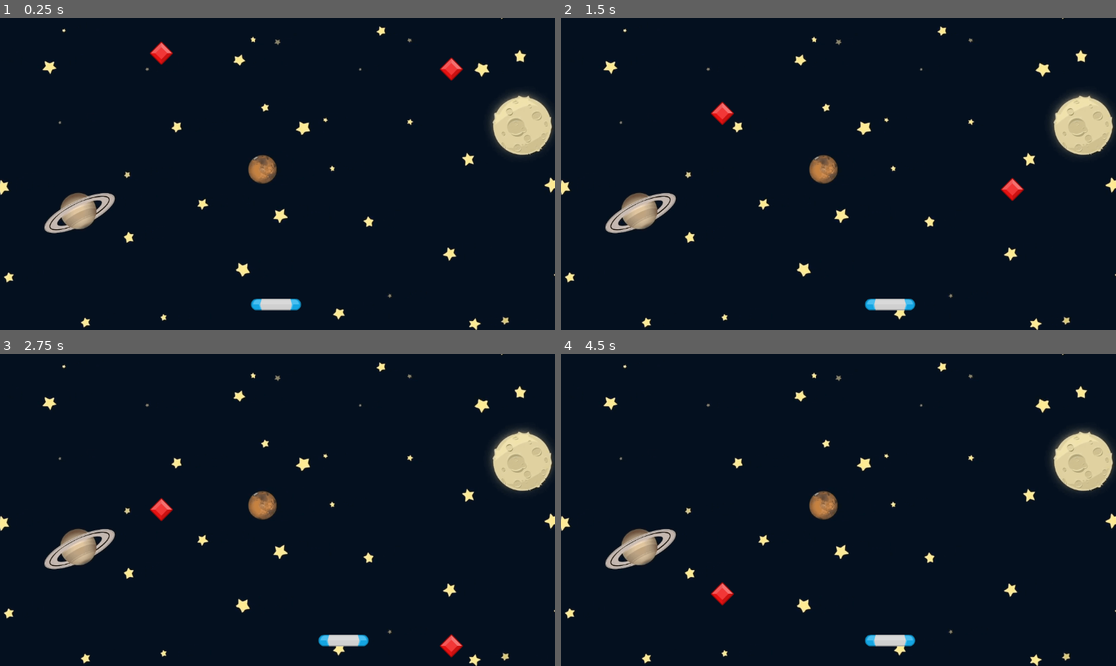
Above: before the commit, frames 1-4 (two rows, left to right).
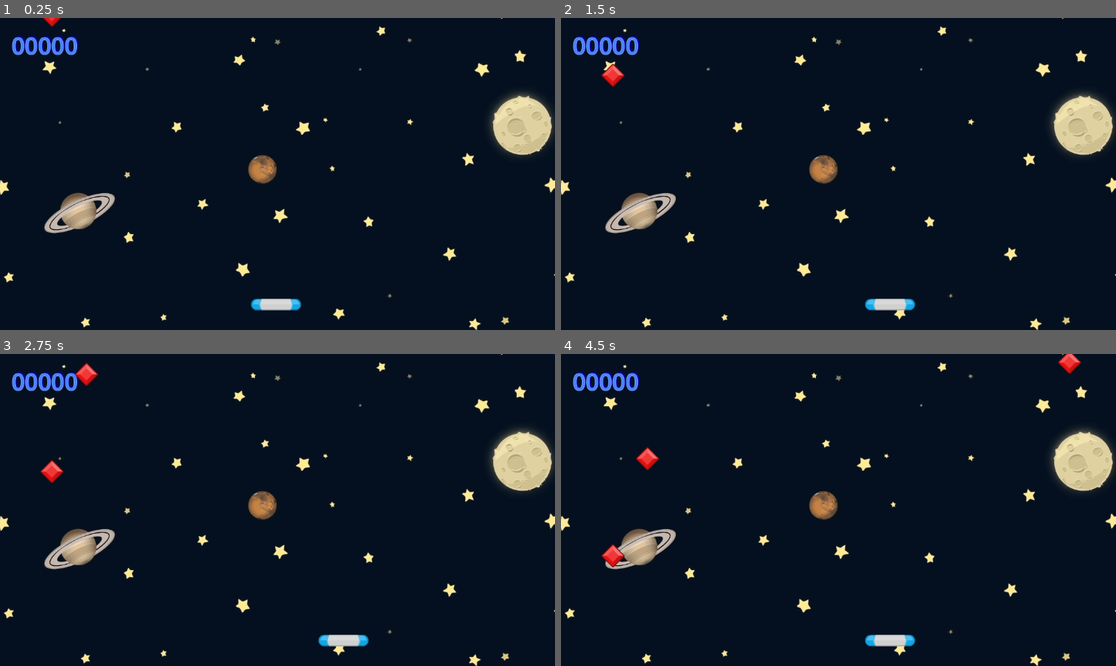
Above: after the commit, the same moments.

Repository: kukapu/godot-2d-begin
Game: Godot game, scene res://scenes/game.tscn
Same seed, same stepped clock (60 frames per second), same inputs: the game is played once before the commit and once after it.
Inputs:
- Up to frame 1 (0.25 s): no input
- Up to frame 2 (1.5 s): hold D (right) 0.53-1.28 s; hold A (left) from 1.28 s (still down)
- Up to frame 3 (2.75 s): release A (left) at 2.03 s; hold D (right) from 2.03 s (still down)
- Up to frame 4 (4.5 s): release D (right) at 3.53 s; hold A (left) from 3.53 s (still down)

The runs differ from the first frame. In frame 1, 0.9% of the frame differs, in the area x 2-84%, y 0-21%; in frame 2, 1.1%; in frame 3, 1.2%; in frame 4, 1.2%, in the area x 2-94%, y 0-81%.

Commit message:
3. gemCatcher. señales, timers, musica, labal

Diff:
--- a/game-catcher/game.gd
+++ b/game-catcher/game.gd
@@ -1,9 +1,19 @@
 extends Node2D
+
+const EXPLODE = preload("res://assets/explode.wav")
+
+@export var gem_scene: PackedScene
+
+@onready var label: Label = $Label
+@onready var timer: Timer = $Timer
+@onready var audio_stream_player_2d: AudioStreamPlayer2D = $AudioStreamPlayer2D
+
+var _score: int = 0
 
 
 # Called when the node enters the scene tree for the first time.
 func _ready() -> void:
-	pass # Replace with function body.
+	spawn_gem()
 
 
 # Called every frame. 'delta' is the elapsed time since the previous frame.
@@ -13,3 +23,34 @@
 
 func _on_off_outside_gem() -> void:
 	print("Game Over")
+
+func spawn_gem() -> void:
+	var gem: Gem = gem_scene.instantiate()
+	var randomX = randf_range(20,1100)
+	gem.on_off_outside_gem.connect(game_over)
+	gem.position = Vector2(randomX, -30)
+	add_child(gem)
+
+func stop_all() -> void:
+	timer.stop()
+	for child in get_children():
+		child.set_process(false)
+
+func play_explode() -> void:
+	audio_stream_player_2d.stop()
+	audio_stream_player_2d.stream = EXPLODE
+	audio_stream_player_2d.play()
+
+func game_over() -> void:
+	stop_all()
+	play_explode()
+
+func _on_timer_timeout_spanw_gem() -> void:
+	spawn_gem()
+
+
+func _on_paddle_area_entered(area: Area2D) -> void:
+	_score += 1
+	label.text = "%05d" % _score
+	audio_stream_player_2d.play()
+	area.queue_free()
--- a/game-catcher/scenes/game.tscn
+++ b/game-catcher/scenes/game.tscn
@@ -1,27 +1,50 @@
-[gd_scene load_steps=5 format=3 uid="uid://c1v6xw10l4vtv"]
+[gd_scene load_steps=7 format=3 uid="uid://c1v6xw10l4vtv"]
 
 [ext_resource type="Texture2D" uid="uid://dfg3sc4f6g8rr" path="res://assets/GameBg.png" id="1_05qgb"]
 [ext_resource type="Script" path="res://game.gd" id="1_hwn4e"]
 [ext_resource type="PackedScene" uid="uid://cex8q6ebwbkca" path="res://scenes/paddle.tscn" id="2_re3oi"]
 [ext_resource type="PackedScene" uid="uid://c4k8wfkq43nme" path="res://scenes/gem.tscn" id="3_ut15b"]
+[ext_resource type="AudioStream" uid="uid://clo3qmkvv2yr8" path="res://assets/bgm_action_5.mp3" id="5_vmf4t"]
+[ext_resource type="AudioStream" uid="uid://bxubxm4qjj6u5" path="res://assets/spell1_0.wav" id="6_ne6p4"]
 
 [node name="Game" type="Node2D"]
 script = ExtResource("1_hwn4e")
+gem_scene = ExtResource("3_ut15b")
 
 [node name="Sprite2D" type="Sprite2D" parent="."]
 position = Vector2(582, 320)
 scale = Vector2(0.7, 0.7)
 texture = ExtResource("1_05qgb")
 
-[node name="Gem" parent="." instance=ExtResource("3_ut15b")]
-position = Vector2(335, 49)
-
-[node name="Gem2" parent="." instance=ExtResource("3_ut15b")]
-position = Vector2(937, 57)
-speed = 200.0
-
 [node name="Paddle" parent="." instance=ExtResource("2_re3oi")]
 position = Vector2(573, 595)
 
-[connection signal="on_off_outside_gem" from="Gem" to="." method="_on_off_outside_gem"]
-[connection signal="on_off_outside_gem" from="Gem2" to="." method="_on_off_outside_gem"]
+[node name="Timer" type="Timer" parent="."]
+wait_time = 2.0
+autostart = true
+
+[node name="Label" type="Label" parent="."]
+offset_left = 24.0
+offset_top = 24.0
+offset_right = 161.0
+offset_bottom = 91.0
+theme_override_colors/font_color = Color(0.293336, 0.506328, 1, 1)
+theme_override_colors/font_shadow_color = Color(0, 0, 0.598419, 1)
+theme_override_colors/font_outline_color = Color(0.562493, 0.704638, 0.997526, 1)
+theme_override_constants/line_spacing = 0
+theme_override_constants/shadow_offset_x = 3
+theme_override_constants/shadow_offset_y = -3
+theme_override_constants/outline_size = 3
+theme_override_font_sizes/font_size = 48
+text = "00000"
+
+[node name="AudioStreamPlayer" type="AudioStreamPlayer" parent="."]
+stream = ExtResource("5_vmf4t")
+volume_db = -20.0
+autoplay = true
+
+[node name="AudioStreamPlayer2D" type="AudioStreamPlayer2D" parent="."]
+stream = ExtResource("6_ne6p4")
+
+[connection signal="area_entered" from="Paddle" to="." method="_on_paddle_area_entered"]
+[connection signal="timeout" from="Timer" to="." method="_on_timer_timeout_spanw_gem"]
--- a/game-catcher/scenes/paddle.tscn
+++ b/game-catcher/scenes/paddle.tscn
@@ -16,5 +16,3 @@
 [node name="CollisionShape2D" type="CollisionShape2D" parent="."]
 rotation = 1.5708
 shape = SubResource("CapsuleShape2D_mwsqu")
-
-[connection signal="area_entered" from="." to="." method="_on_gem_area_entered"]
--- /dev/null
+++ b/game-catcher/scripts/game.gd
@@ -0,0 +1,25 @@
+extends Node2D
+
+@export var gem_scene: PackedScene
+
+# Called when the node enters the scene tree for the first time.
+func _ready() -> void:
+	spawn_gem()
+
+
+# Called every frame. 'delta' is the elapsed time since the previous frame.
+func _process(delta: float) -> void:
+	pass
+
+
+func _on_off_outside_gem() -> void:
+	print("Game Over")
+
+func spawn_gem() -> void:
+	var gem = gem_scene.instantiate()
+	# gem.position = Vector2(randi_range(0, get_viewport_rect().size.x), 0)
+	add_child(gem)
+
+
+func _on_timer_timeout_spanw_gem() -> void:
+	spawn_gem()
--- a/game-catcher/scripts/gem.gd
+++ b/game-catcher/scripts/gem.gd
@@ -1,4 +1,4 @@
-extends Area2D
+class_name Gem extends Area2D
 
 signal on_off_outside_gem
 
--- a/game-catcher/scripts/paddle.gd
+++ b/game-catcher/scripts/paddle.gd
@@ -15,7 +15,3 @@
 	#	position.x += speed * delta
 	var direction = Input.get_axis("left", "right")
 	position.x += direction * speed * delta
-
-
-func _on_gem_area_entered(area: Area2D) -> void:
-	print(area)
Not shown, changed: game-catcher/assets/bgm_action_5.mp3.import
